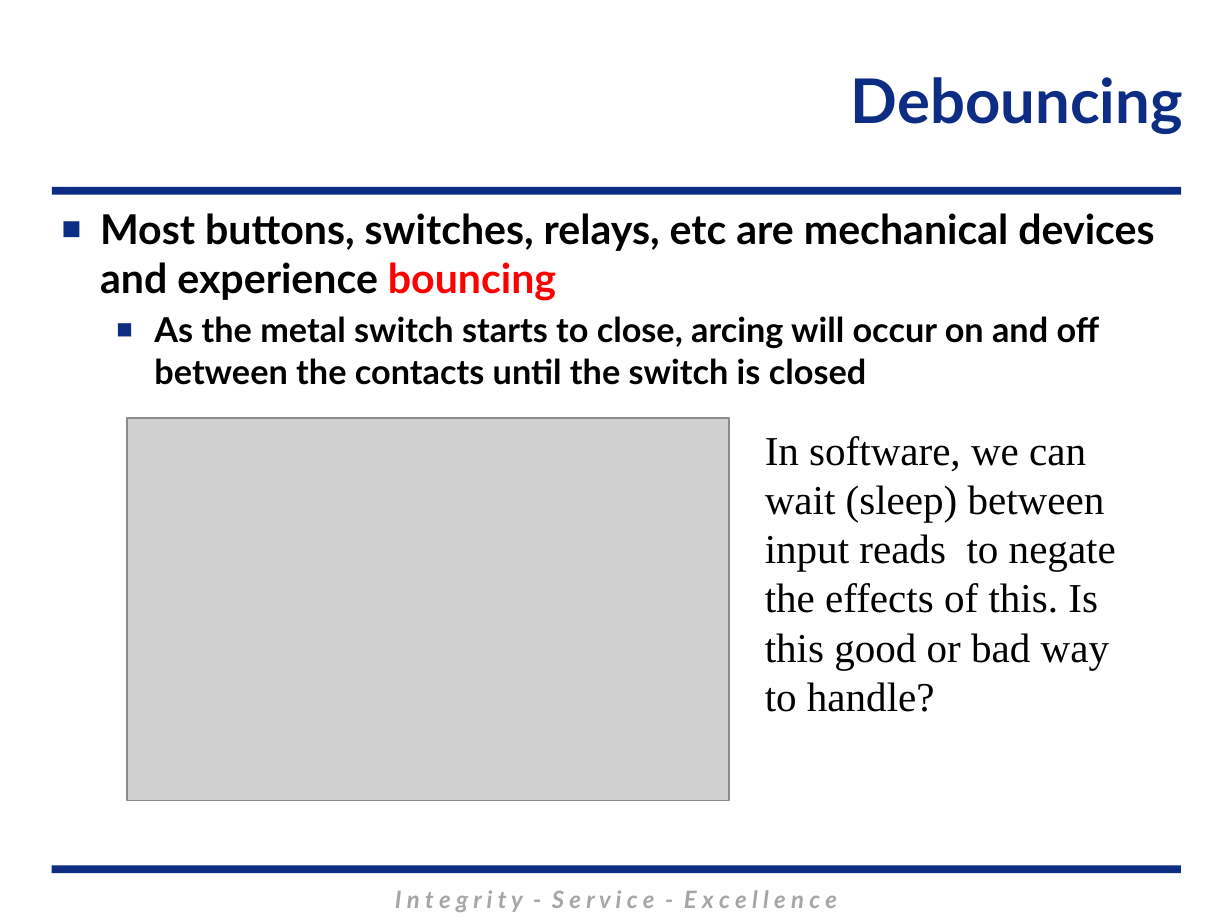
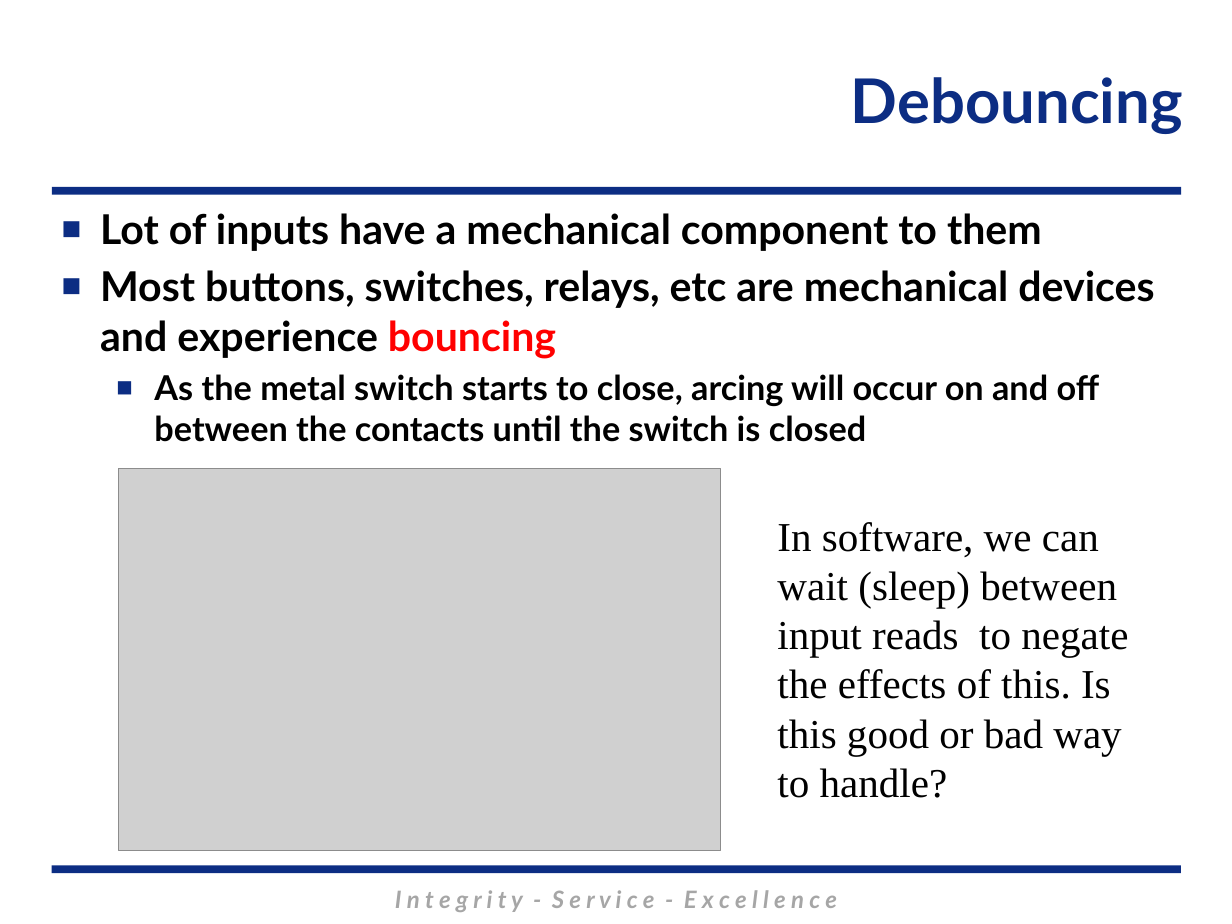
Before and after one commit to MarsUniversity/ECE382, a slide deck: slide 6 of source/lessons/lsn14-15/Lsn14-15.pptx (slide 7 before the commit). Drawn at 1232x924 pixels with LibreOffice and Linux fonts; fonts in the diff are those of the drawing; grey boxes stand for pictures; background and template pictures are left out. Boxes give left, top, right and bottom in pixels: in the first picture for what was removed or moved away, otherwise in the second. Text is boxed around its words. In the diff, an @@ line names an element or a change of style, - is before the commit and + after.

```diff
--- a/source/lessons/lsn14-15/Lsn14-15.pptx
+++ b/source/lessons/lsn14-15/Lsn14-15.pptx
@@ text at <box>100,213,1042,251</box>: paragraph added @@
+■ Lot of inputs have a mechanical component to them
@@ picture: place and size @@
-picture at <box>127,418,729,800</box>
+picture at <box>118,468,721,850</box>
@@ text "In software, we can wait ...": place and size @@
-text "In software, we can wait ..." at <box>765,436,1116,712</box>
+text "In software, we can wait ..." at <box>777,522,1128,798</box>
```
Also in this commit, not shown: 1 other slide changed, 6 slides removed, 8 other files.
